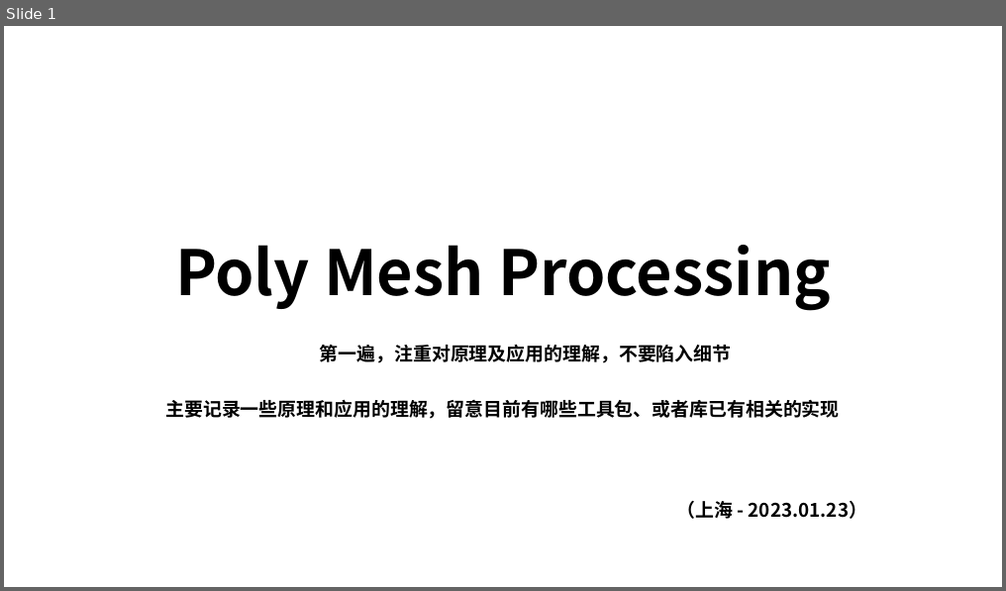
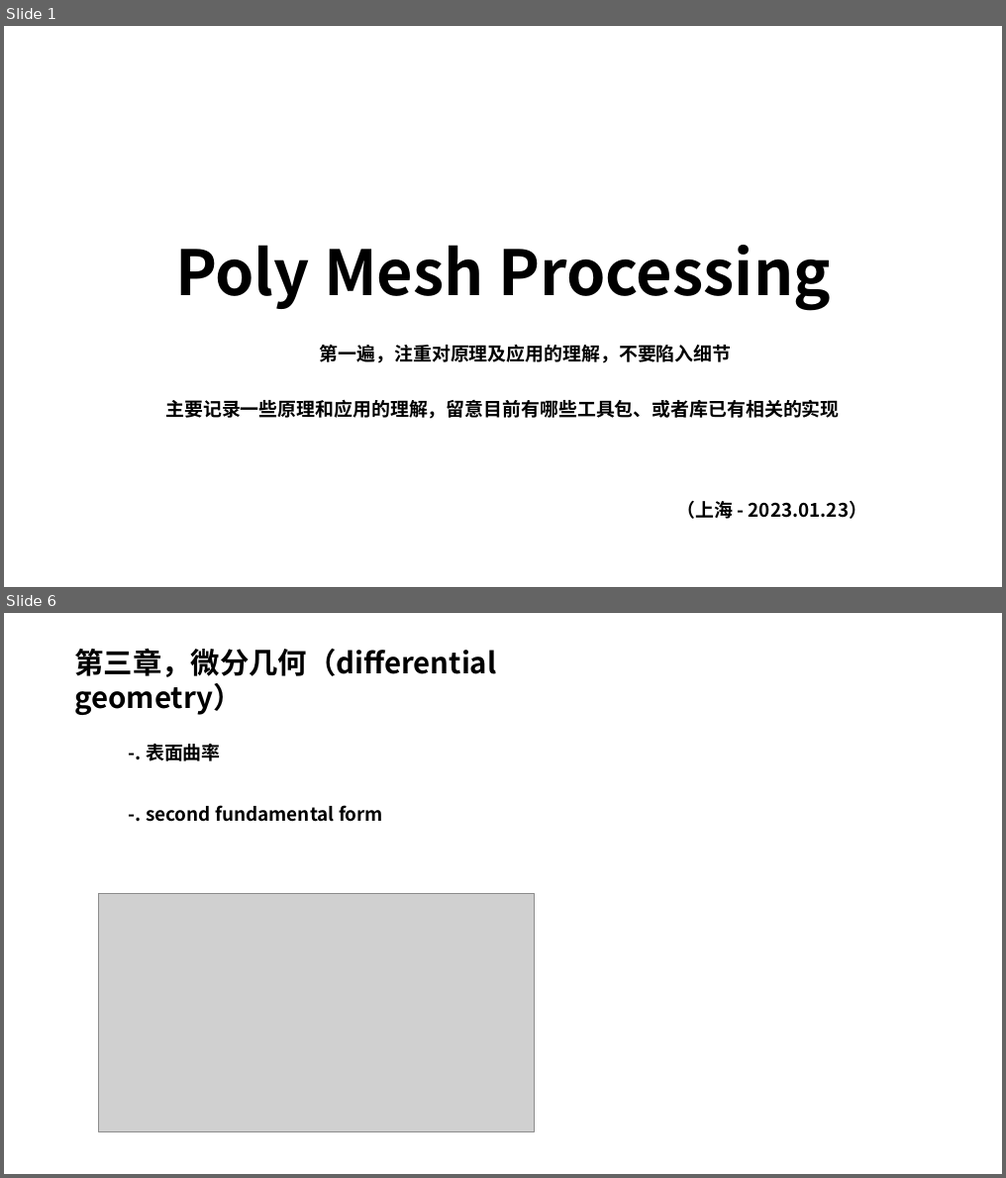
Before and after one commit to pczpcz/GAME102Learning, a slide deck: note/01 geometry algorithm/poly_mesh_processing.pptx. Shown one above the other, each under a label of ours: slide 1 before the commit, slides 1 and 6 after it; the slides between them are not shown. The pictures are 1006x591 and 1006x1178 pixels, drawn with LibreOffice and Linux fonts; fonts in the diff are those of the drawing; grey boxes stand for pictures. Boxes give left, top, right and bottom in pixels: in the first picture for what was removed or moved away, otherwise in the second. Text is boxed around its words. In the diff, an @@ line names an element or a change of style, - is before the commit and + after.

```diff
--- a/note/01 geometry algorithm/poly_mesh_processing.pptx
+++ b/note/01 geometry algorithm/poly_mesh_processing.pptx
@@ slide 6 added at (4, 613, 1002, 1174), background #FFFFFF @@
@@ text added at (74, 648, 496, 715), 28 pt, text #000000, bold @@
+第三章，微分几何（differential geometry）
@@ text added at (146, 744, 221, 761), 18 pt, text #000000, bold @@
+-. 表面曲率
@@ text added at (146, 805, 383, 822), 18 pt, text #000000, bold @@
+-. second fundamental form
@@ picture added at (98, 894, 535, 1132) @@
```
Also in this commit, not shown: 6 other slides added, 1 slide removed.
